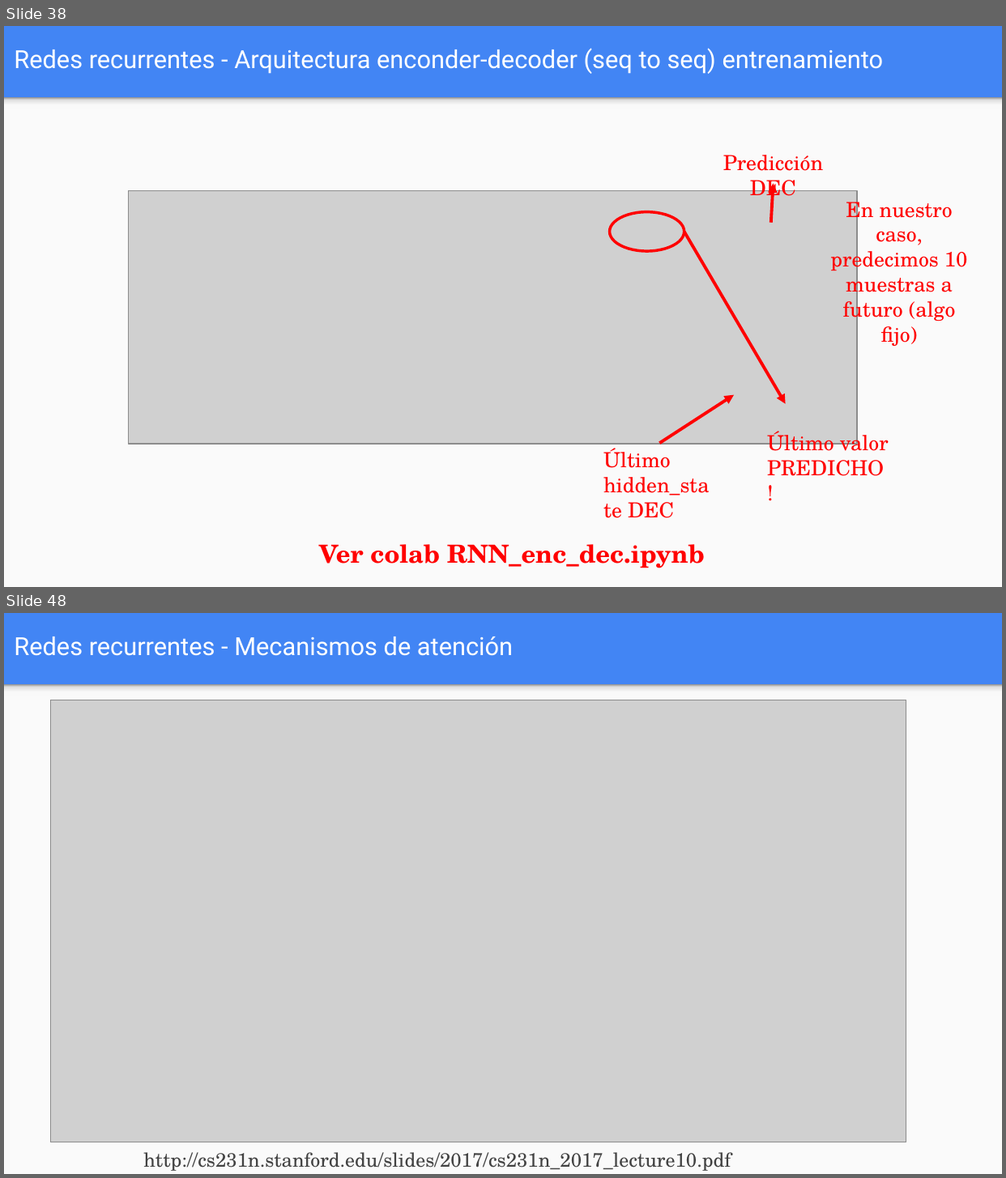
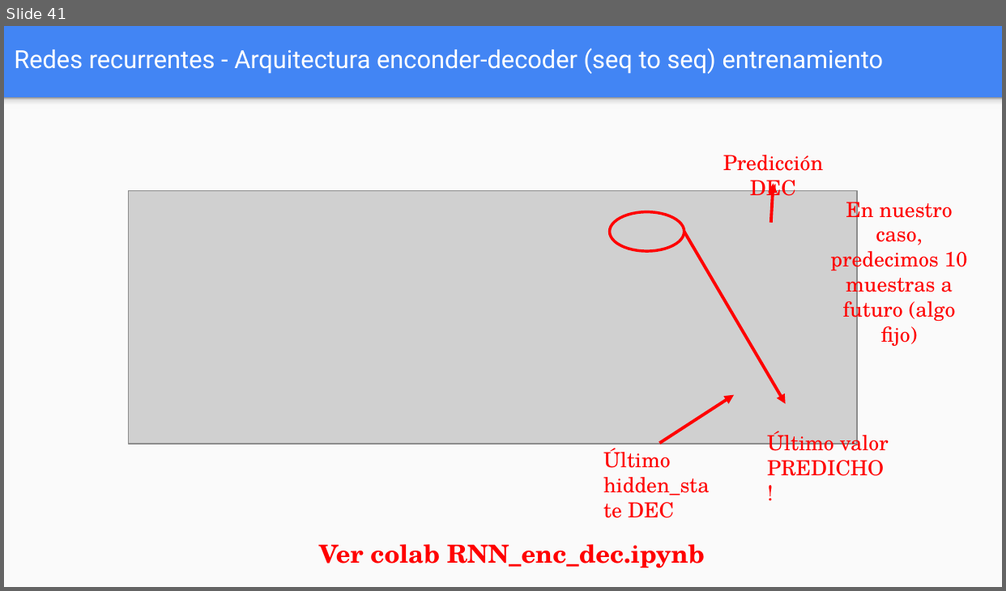
Before and after one commit to FIUBA-Posgrado-Inteligencia-Artificial/aprendizaje_profundo, a slide deck: clase_6/teoria/Clase_6.pptx. Shown one above the other, each under a label of ours: slides 38 and 48 before the commit, slide 41 after it; the slides between them are not shown. The pictures are 1006x1178 and 1006x591 pixels, drawn with LibreOffice and Linux fonts; fonts in the diff are those of the drawing; grey boxes stand for pictures. Boxes give left, top, right and bottom in pixels: in the first picture for what was removed or moved away, otherwise in the second. Text is boxed around its words. In the diff, an @@ line names an element or a change of style, - is before the commit and + after.

```diff
--- a/clase_6/teoria/Clase_6.pptx
+++ b/clase_6/teoria/Clase_6.pptx
@@ slide 48 removed at box(4, 613, 1002, 1174), background #4285F4; not listed: 2 template elements that a slide beside it also shows @@
@@ title removed at box(14, 636, 513, 656) @@
-Redes recurrentes - Mecanismos de atención
@@ picture removed at box(51, 700, 906, 1142) @@
@@ text removed at box(143, 1152, 731, 1171) @@
-http://cs231n.stanford.edu/slides/2017/cs231n_2017_lecture10.pdf
@@ what was slide 38 is now slide 41 @@
```
Also in this commit, not shown: 2 slides changed, 3 slides added, 9 other slides removed, 8 other files.
